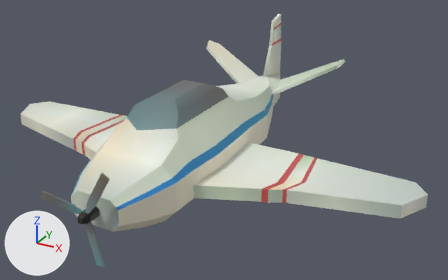
A saved change to the FBX model Art/FBX/plane_variation_model.fbx.
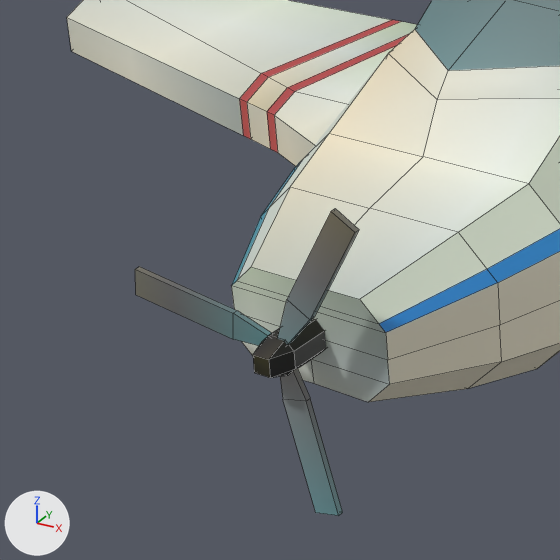
Old and new are each drawn whole from a 50 mm lens placed at (-0.0602, -0.0873, 0.0466), pointed at (-0.1112, 0.0054, 0.0002) and again close up on the part from 0% to 38% of the width and 39% to 100% of the height. The lights are fixed; the arrows at lower left show +X, +Y and +Z. The close-ups show mesh edges as thin lines. Where no turn or scale is listed for an object, it has been applied to the vertices.
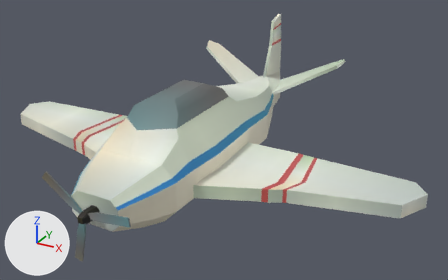
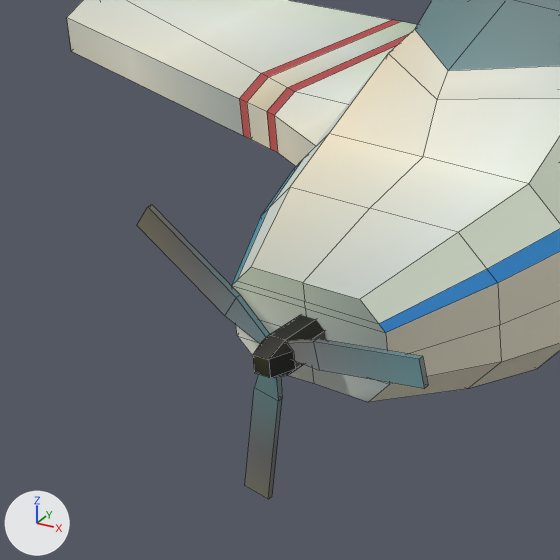
Commit message: [Change] updated plane models

Where the newer file only moved an object's origin or applied its transform, the numbers keep the older frame.

Edits to the scene script, one JSON object a line:
```json
{"block": "me_mesh", "where": "me_mesh.from_pydata(...)  # 351 vertices, 341 faces; spans x -0.042..0.042, y -0.0346..0.0346, z -0.0124..0.0124"}
{"block": "me_mesh", "where": "# used by ob_pcube6; location = (-0.11557, 0.00505, 0.00445)"}
{"block": "me_mesh", "change": "me_mesh part 1: the loose piece of 12 vertices spanning x -0.0001..0.0027, y -0.0335..-0.0332, z -0.0124..-0.004 is deleted"}
{"block": "me_mesh", "change": "me_mesh part 2: the loose piece of 12 vertices spanning x 0.0..0.005, y -0.0335..-0.0332, z -0.004..0.0037 is deleted"}
{"block": "me_mesh", "change": "me_mesh part 3: the loose piece of 12 vertices spanning x -0.0083..0.0, y -0.0335..-0.0332, z -0.0043..-0.0022 is deleted"}
{"op": "add", "block": "me_mesh_1", "code": ["me_mesh_1 = bpy.data.meshes.new('Mesh')", "me_mesh_1.from_pydata(...)  # 56 vertices, 47 faces; spans x -0.0079..0.0079, y -0.0017..0.0017, z -0.0081..0.0057", "me_mesh_1.materials.append(mat_lambert2)  # picture img_textures_3_png"]}
{"op": "add", "block": "ob_plane_propeller", "code": ["ob_plane_propeller = bpy.data.objects.new('plane_propeller', me_mesh_1)", "ob_plane_propeller.location = (-0.11537, -0.02788, 0.00003)"]}
```

Pixel boxes [x1, y1, x2, y2] of what changed, in the close-ups (560 x 560 px):
```json
{"object": "pCube6", "change": "reshaped", "before": [67, 0, 560, 516], "after": [67, 0, 560, 402]}
{"object": "plane_propeller", "change": "added", "after": [137, 205, 428, 499]}
{"part": 1, "of": "me_mesh", "change": "deleted", "before": [280, 369, 343, 516]}
{"part": 2, "of": "me_mesh", "change": "deleted", "before": [277, 209, 359, 345]}
{"part": 3, "of": "me_mesh", "change": "deleted", "before": [135, 267, 271, 346]}
```
